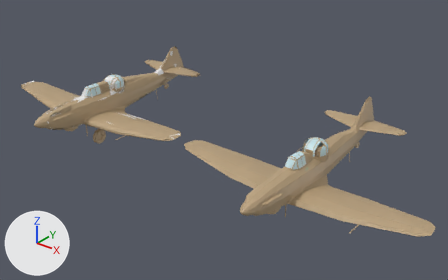
The FBX model Assets/1.Sof Objects/Aircrafts/Defiant Mk.I/Defiant.fbx, before and after one commit.
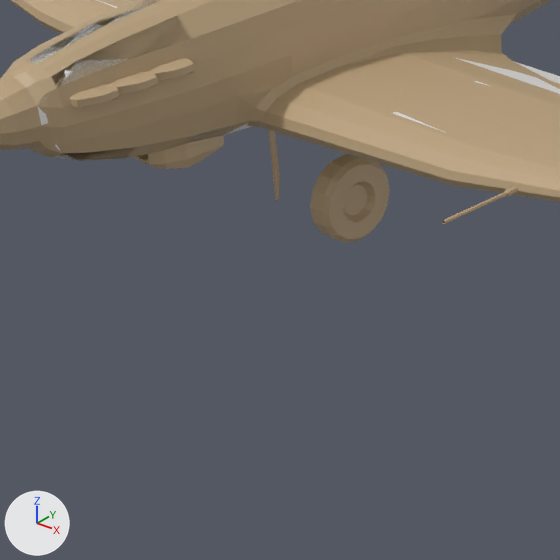
Each version is shown whole from a 50 mm lens placed at (23.21, -18.24, 11.92), pointed at (6.81, 2.26, -0.79), then close up on the part from 9% to 30% of the width and 37% to 70% of the height. The axes (+X, +Y, +Z) are drawn at lower left. The lights are the same throughout. Where no turn or scale is listed for an object, it has been applied to the vertices.

Names of what the first close-up shows: 'Defiant Fuselage', 'Defiant Left Wing Base', 'Defiant Left Wing Base Collider', 'Defiant Left Wing Center', 'Defiant Nose', 'Defiant Right Wing Base', 'Defiant Spinner', 'Defiant Wheel'.
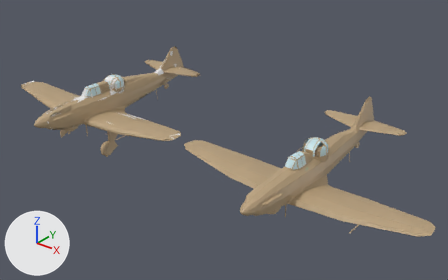
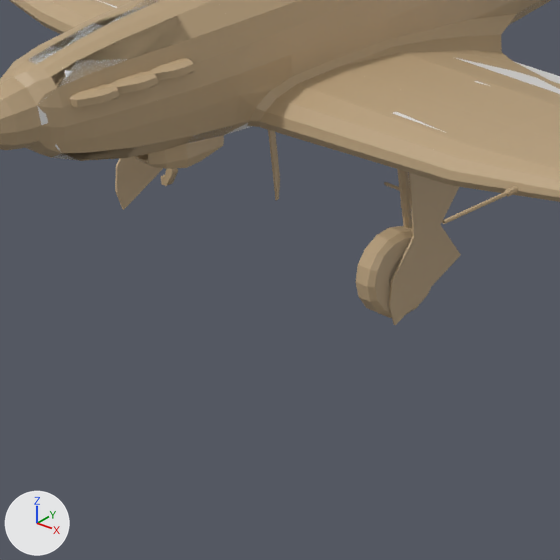
Where the change shows, as pixel boxes (x1, y1, x2, y2) in the close-ups (560 x 560 px):
'Defiant Wheel', moved
    before: (310, 154, 390, 242)
    after: (356, 226, 431, 318)
'Defiant Left Suspension', reshaped, moved (not visible before)
    after: (388, 208, 461, 325)
'Defiant Left Cover', reshaped, moved (not visible before)
    after: (403, 171, 459, 237)
'Defiant Right Suspension', reshaped, moved (not visible before)
    after: (115, 156, 178, 210)
'Defiant Left Gear Main', reshaped, moved (not visible before)
    after: (397, 169, 411, 209)

Diff of the bpy script that builds the scene:
```diff
--- a/Assets/1.Sof Objects/Aircrafts/Defiant Mk.I/Defiant.fbx.py
+++ b/Assets/1.Sof Objects/Aircrafts/Defiant Mk.I/Defiant.fbx.py
@@ me_plane_007 @@
 # used by ob_defiant_left_suspension; location = (1.57, -0.23, -0.55)
-me_plane_007.from_pydata(...)  # 82 vertices, 83 faces; spans x -1.433..-0.448, y -0.07..0.66, z -0.296..0.076
+me_plane_007.from_pydata(...)  # 82 vertices, 83 faces; spans x -0.269..0.092, y -0.452..0.341, z -1.521..-0.529
+# me_plane_007 part 2: 82 of 82 vertices moved; they spanned x -1.433..-0.448, y -0.07..0.66, z -0.296..0.076 and now span x -0.269..0.092, y -0.452..0.341, z -1.521..-0.529; mean shift (0.715, -0.283, -0.87); largest move (-1.433, 0.051, -0.296) -> (0.063, -0.408, -1.521)
 me_plane_007.materials.append(mat_brown_paint)
@@ me_plane_010 @@
 me_plane_010.from_pydata(...)  # 30 vertices, 30 faces; spans x -0.669..0.249, y -0.142..0.685, z -0.261..-0.02
 # used by ob_defiant_left_cover; location = (1.57, -0.23, -0.55)
+# me_plane_010 part 3: the whole mesh is multiplied about its middle by the matrix ((0.084, -0.026, -0.996), (0.292, 0.956, 0.0), (0.953, -0.291, 0.088)), then moved by (0.215, -0.111, -0.266)
 me_plane_010.materials.append(mat_brown_paint)
@@ me_plane_009 @@
 # used by ob_defiant_right_suspension; location = (-1.57, -0.23, -0.55)
-me_plane_009.from_pydata(...)  # 82 vertices, 83 faces; spans x 0.448..1.433, y -0.07..0.66, z -0.296..0.076
+me_plane_009.from_pydata(...)  # 82 vertices, 83 faces; spans x -0.092..0.269, y -0.452..0.341, z -1.521..-0.529
+# me_plane_009 part 1: 82 vertices removed from x 0.448..1.433, y -0.07..0.66, z -0.296..0.076; 82 vertices added at x -0.092..0.269, y -0.452..0.341, z -1.521..-0.529
 me_plane_009.materials.append(mat_brown_paint)
@@ me_cylinder_002 @@
 # used by ob_defiant_left_gear_main; location = (1.57, -0.23, -0.55)
-me_cylinder_002.from_pydata(...)  # 52 vertices, 54 faces; spans x -0.66..0.058, y -0.056..0.234, z -0.101..0.045
+me_cylinder_002.from_pydata(...)  # 52 vertices, 54 faces; spans x -0.152..-0.07, y -0.079..0.038, z -0.63..0.089
+# me_cylinder_002 part 4: 52 of 52 vertices moved; they spanned x -0.66..0.058, y -0.056..0.234, z -0.101..0.045 and now span x -0.152..-0.07, y -0.079..0.038, z -0.63..0.089; mean shift (0.28, -0.156, -0.4); largest move (-0.66, 0.156, -0.044) -> (-0.127, -0.079, -0.63)
 me_cylinder_002.materials.append(mat_brown_paint)
@@ ob_defiant_left_suspension @@
 ob_defiant_left_suspension = bpy.data.objects.new('Defiant Left Suspension', me_plane_007)
-ob_defiant_left_suspension.location = (1.57, -0.23, -0.55)
+ob_defiant_left_suspension.location = (1.7, -0.23, -0.65)
@@ ob_defiant_left_cover @@
 ob_defiant_left_cover = bpy.data.objects.new('Defiant Left Cover', me_plane_010)
-ob_defiant_left_cover.location = (1.57, -0.23, -0.55)
+ob_defiant_left_cover.location = (1.7, -0.23, -0.65)
@@ ob_defiant_wheel @@
 ob_defiant_wheel = bpy.data.objects.new('Defiant Wheel', me_plane_030)
-ob_defiant_wheel.location = (0.428, 0.102, -1.684)
+ob_defiant_wheel.location = (1.618, -0.453, -1.795)
@@ ob_defiant_right_suspension @@
 ob_defiant_right_suspension = bpy.data.objects.new('Defiant Right Suspension', me_plane_009)
-ob_defiant_right_suspension.location = (-1.57, -0.23, -0.55)
+ob_defiant_right_suspension.location = (-1.7, -0.23, -0.65)
@@ ob_defiant_left_gear_main @@
 ob_defiant_left_gear_main = bpy.data.objects.new('Defiant Left Gear Main', me_cylinder_002)
-ob_defiant_left_gear_main.location = (1.57, -0.23, -0.55)
+ob_defiant_left_gear_main.location = (1.7, -0.23, -0.65)
```
